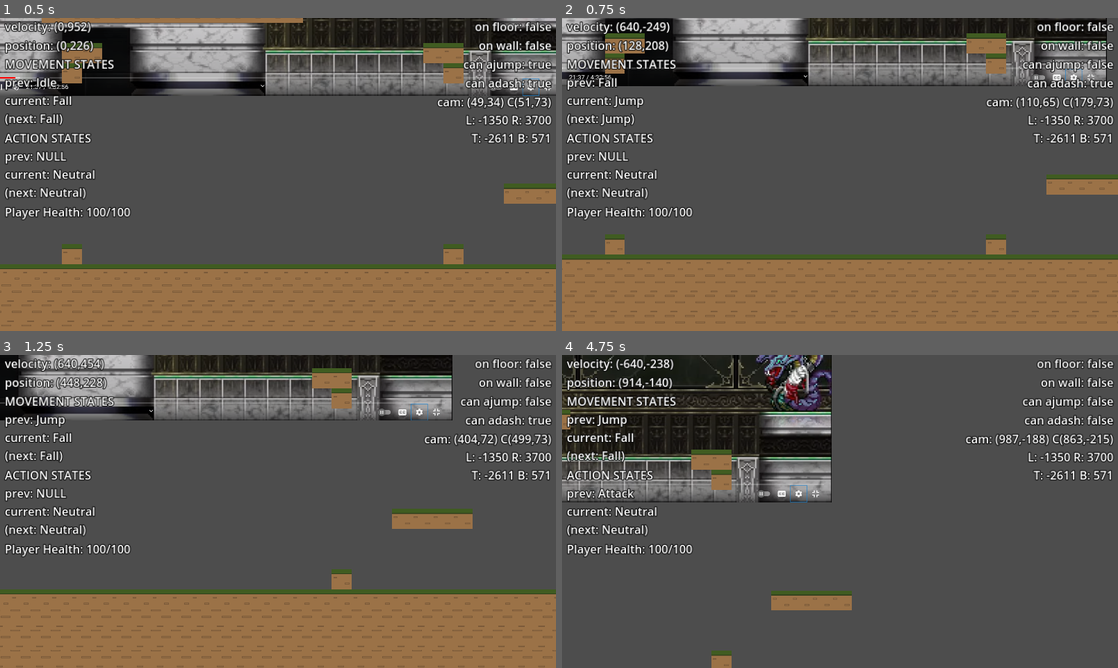
Above: before the commit, frames 1-4 (two rows, left to right).
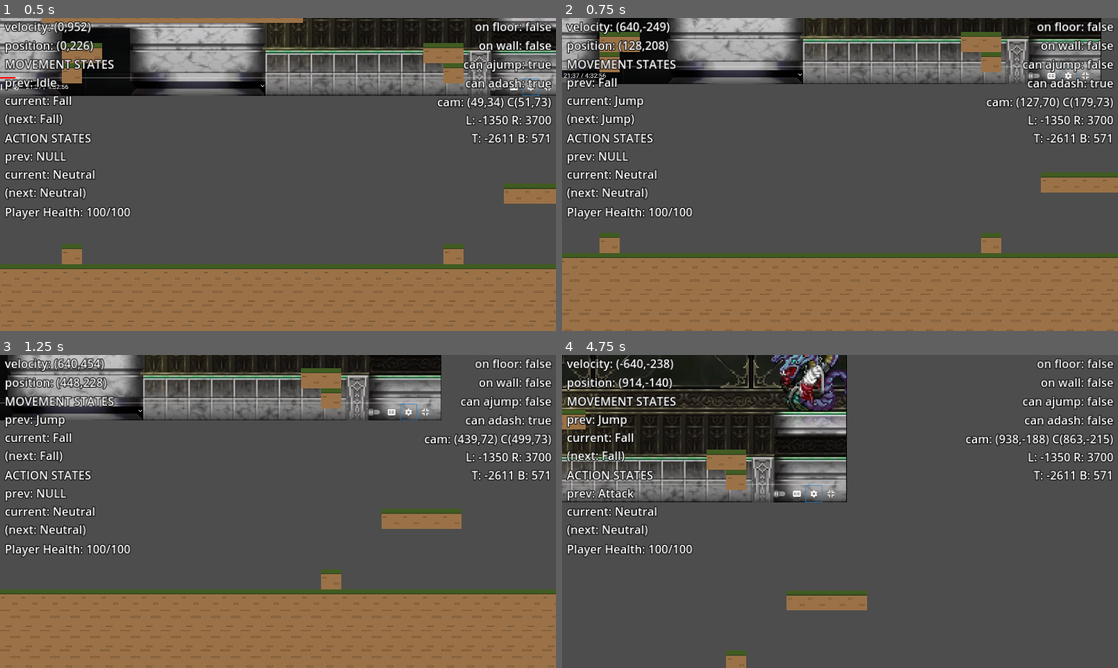
Above: after the commit, the same moments.

Repository: azylazide/untitled-hw-game-G4
Game: Godot game, scene res://src/levels/level_test.tscn
Same seed, same stepped clock (60 frames per second), same inputs: the game is played once before the commit and once after it.
Inputs:
- Up to frame 1 (0.5 s): no input
- Up to frame 2 (0.75 s): tap Enter (ui_accept) at 0.5 s; hold D (right) from 0.53 s (still down); hold Space (jump) from 0.53 s (still down)
- Up to frame 3 (1.25 s): keep holding D (right); keep holding Space (jump)
- Up to frame 4 (4.75 s): release Space (jump) at 1.28 s; tap Z (attack) at 1.35 s; tap Space (jump) at 1.52, 1.55, 1.82, 2.3, 2.85, 3.02, 3.32, 3.77, 3.8, 4.07, 4.52, 4.55 s; release D (right) at 2.03 s; hold A (left) 2.03-2.78 s; hold X (dash) 2.03-2.78 s; hold D (right) 2.78-4.28 s; hold Z (attack) 3.53-4.28 s; hold A (left) from 4.28 s (still down); tap X (dash) at 4.35 s

Frame 1 is identical in both runs. In frame 2, 12% of the frame differs, in the area x 0-100%, y 0-100%; in frame 3, 8.2%; in frame 4, 8.0%.

Commit message:
trying to readd smoothing camera depending on state

Diff:
--- a/src/RemoteCamera.gd
+++ b/src/RemoteCamera.gd
@@ -196,9 +196,15 @@
 	var output: Vector2
 
 	var hs:= horizontal_slow_smoothing
-
+	if prev_state == player.move_states_ref.WALL and current_state == player.move_states_ref.JUMP:
+		hs = wall_jump_smoothing
+	else:
+		if abs(player_velocity.x) > player.speed*0.5:
+			hs = horizontal_fast_smoothing
 
 	var vs:= vertical_slow_smoothing
+	if current_state == player.move_states_ref.FALL and player_velocity.y == player.max_fall_speed:
+		vs = vertical_fast_smoothing
 
 	output.x = lerpf(global_position.x,clamped_pos.x,hs)
 	output.y = lerpf(global_position.y,clamped_pos.y,vs)
@@ -228,6 +234,9 @@
 	detector_exited = true
 
 ## Update stored [member player] information after its physics step.
-func _on_player_node_updated(facing: float, cam_pos: Vector2) -> void:
+func _on_player_node_updated(facing: float, cam_pos: Vector2, velocity: Vector2, move: int, action: int) -> void:
 	player_facing = facing
 	player_camera_center_pos = cam_pos
+	player_velocity = velocity
+	prev_state = current_state
+	current_state = move
--- a/src/actors/player.gd
+++ b/src/actors/player.gd
@@ -98,6 +98,8 @@
 var min_jump_force: float
 ## Gravity apllied to the player when falling
 var fall_gravity: float
+## Max fall speed
+var max_fall_speed: float
 ## Horizontal speed applied to dash states
 var dash_force: float
 ## Horizontal speed applied to wall jumps
@@ -111,8 +113,9 @@
 
 ## MovementStates object that stores states information
 var Move: MovementStates
-
+var move_states_ref: Dictionary
 var Action: ActionStates
+var action_states_ref: Dictionary
 
 ## Stores movement states information
 class MovementStates:
@@ -141,6 +144,7 @@
 
 	jump_force = Globals._jump_vel(max_run_tile,jump_height,gap_length)
 	min_jump_force = Globals._jump_vel(max_run_tile,min_jump_height,gap_length/2.0)
+	max_fall_speed = max_fall_tile*Globals.TILE_UNITS
 
 	speed = max_run_tile*Globals.TILE_UNITS
 
@@ -166,7 +170,9 @@
 func _ready() -> void:
 	#create movementstates object
 	Move = MovementStates.new(initial_movement_state)
+	move_states_ref = Move.STATES
 	Action = ActionStates.new(initial_action_state)
+	action_states_ref = Action.STATES
 
 	_setup_movement()
 	_setup_timers()
@@ -181,8 +187,8 @@
 	#MOVEMENT STATEMACHINE
 	_movement_statemachine(delta)
 	_action_statemachine(delta)
-	SignalBus.player_updated.emit(face_direction,camera_center.global_position)
-	print(is_on_wall())
+	SignalBus.player_updated.emit(face_direction,camera_center.global_position,velocity,Move.current,Action.current)
+#	print(is_on_wall())
 	debug_text()
 
 ## Movement state machine
@@ -527,7 +533,7 @@
 	else:
 		velocity.y += jump_gravity*delta
 
-	velocity.y = minf(velocity.y,max_fall_tile*Globals.TILE_UNITS)
+	velocity.y = minf(velocity.y,max_fall_speed)
 
 ## Apply movement and save the current direction
 func _apply_movement(dir: float) -> void:
--- a/src/levels/level_test.tscn
+++ b/src/levels/level_test.tscn
@@ -61,3 +61,4 @@
 zoom = Vector2(0.65, 0.65)
 script = ExtResource("5_oftha")
 player = NodePath("../Player")
+wall_jump_smoothing = 0.358
Binary file added: assets/galgun_guide.jpg
Not shown, added: assets/galgun_guide.jpg.import
Binary file added: assets/hollowknight_guide.jpg
Not shown, added: assets/hollowknight_guide.jpg.import
Binary file added: assets/momodora_guide.jpg
Not shown, added: assets/momodora_guide.jpg.import
